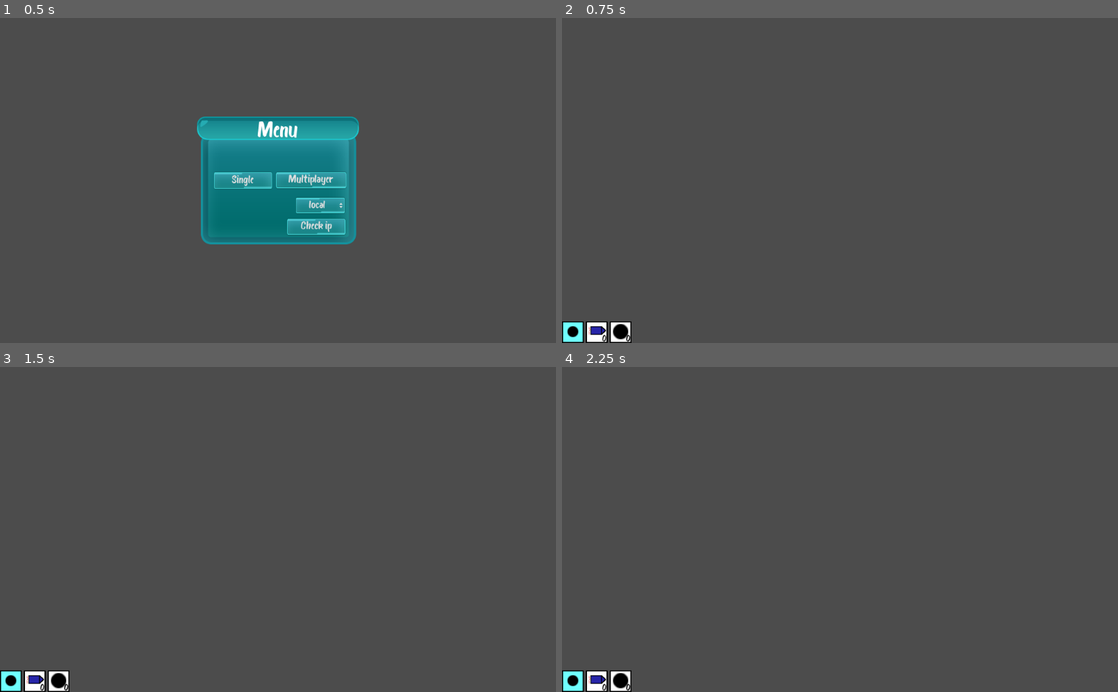
Above: before the commit, frames 1-4 (two rows, left to right).
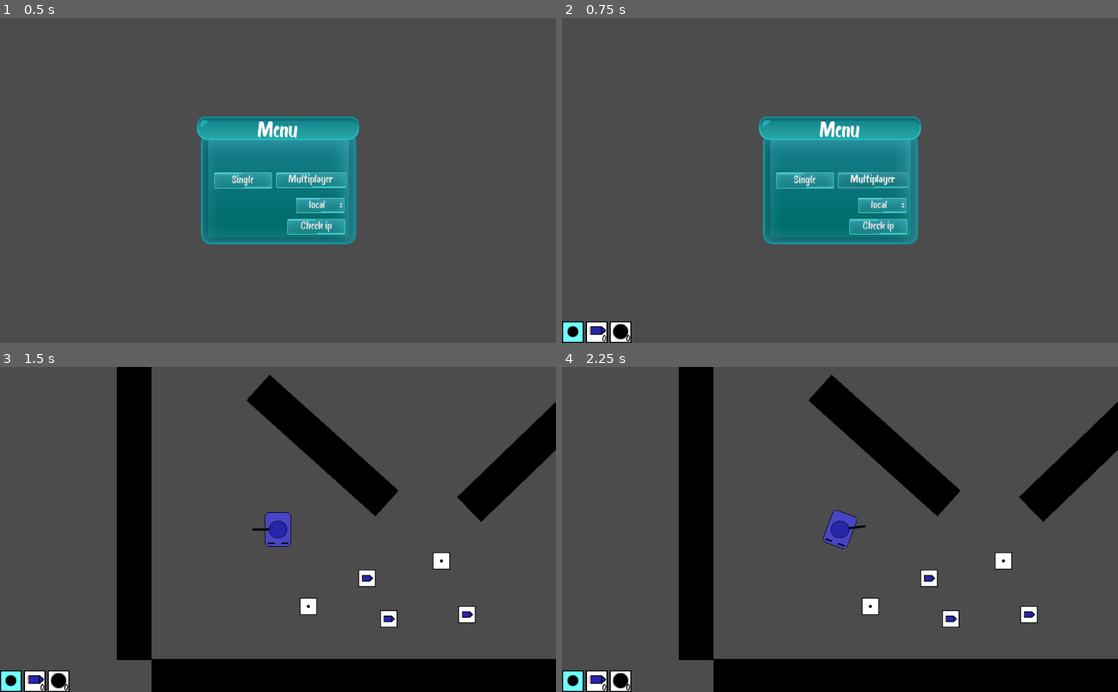
Above: after the commit, the same moments.

Repository: mm-102/godot_tanks
Game: Godot game, scene res://Main.tscn
Two runs of this game, one before a commit and one after it. Both use one fixed random seed, a clock stepped at 60 frames per second and the inputs below.
Inputs (mouse positions are in pixels of both pictures, inside the frame that each line leads up to):
- Up to frame 1 (0.5 s): no input
- Up to frame 2 (0.75 s): click "Multiplayer" at 0.5 s
- Up to frame 3 (1.5 s): click (244, 529) at 1.25 s, where only the run after the commit has a clickable "Single"
- Up to frame 4 (2.25 s): tap Enter at 2 s; move the mouse to (962, 513) at 2.02 s; hold D (p_right) from 2.03 s (still down); tap 1 (p_bullet) at 2.1 s

Frame 1 is identical in both runs. In frame 2, 11% of the frame differs, in the area x 35-65%, y 30-70%; in frame 3, 20%, in the area x 21-100%, y 0-100%; in frame 4, 20%.

Commit message:
Proper corps spawning/ menu/ client bullet - disable bullet spawn on server by player - go to Menu when dc happens - proper set up corpse wall

Diff:
--- a/GUI/Menu.gd
+++ b/GUI/Menu.gd
@@ -9,6 +9,7 @@
 
 
 func _ready():
+	#warning-ignore:return_value_discarded
 	$HTTPRequest.connect("request_completed", self, "_on_request_completed")
 
 
@@ -18,7 +19,7 @@
 
 func _on_MultiplayerButton_pressed():
 	main_node.game_mode(1, ADRESS[$"%OptionButton".get_selected()])
-	queue_free()
+	# freed only on conneciton
 
 
 func _on_request_completed(_result, _response_code, _headers, body):
--- a/Map.gd
+++ b/Map.gd
@@ -2,6 +2,7 @@
 
 var tank = preload("res://Player/Tank/Tank.tscn")
 var tank_template = preload("res://Player/Tank/TankTemplate.tscn")
+var empty_gd = preload("res://Empty.gd")
 var time_of_last_stance = -INF
 var world_stance_buffer: Array
 onready var playerS_node = $"%Players"
@@ -17,17 +18,26 @@
 	tank_inst.name = str(player_id)
 	$Players.add_child(tank_inst, true)
 
+
 func player_destroyed(player_id, _position, _rotation):
+	get_node("Players/" + str(player_id)).die()
+	create_corpse(player_id, _position, _rotation)
+
+func create_corpse(player_id, _position, _rotation):
 	var static_body2d = StaticBody2D.new()
-	var wall = get_node("Players/" + str(player_id)).get_hitbox()
+	var wall_inst = tank_template.instance()
 	static_body2d.name = str(player_id)
 	static_body2d.set_collision_mask(3)
 	static_body2d.set_position(_position)
 	static_body2d.rotation = _rotation
-	wall.get_child(0).set_frame(4)
-	static_body2d.add_child(wall)
-	get_node("Players/" + str(player_id)).die()
+	wall_inst.replace_by(static_body2d, true)
+	static_body2d.get_node("%Sprite").set_frame(4)
+	static_body2d.get_node("%Turret").queue_free()
 	$Objects.add_child(static_body2d)
+
+
+func spawn_bullet(player_id, bullet_data):
+	pass
 
 
 
@@ -36,8 +46,6 @@
 		time_of_last_stance = time
 		world_stance_buffer.append({"T": time, "WS": world_stance})
 
-func process_world_stance(playerS_stance):
-	pass
 
 func _physics_process(_delta: float) -> void:
 	var render_time = get_node("/root/Transfer/Clock").client_clock
--- a/Player/Tank/Tank.gd
+++ b/Player/Tank/Tank.gd
@@ -33,7 +33,9 @@
 
 
 func _ready():
+	#warning-ignore:return_value_discarded
 	connect("special_ammo_change",get_node("/root/Main/Player_Gui_Layer/GUI"),"_on_special_ammo_change")
+	#warning-ignore:return_value_discarded
 	connect("special_ammo_type_change",get_node("/root/Main/Player_Gui_Layer/GUI"),"_on_special_ammo_type_change")
 
 func _integrate_forces(_state):
@@ -88,13 +90,14 @@
 	}
 	if is_multiplayer:
 		$"/root/Transfer".fetch_shoot(player_stance, ammo_type)
-	var bullet_inst = Ammunition.get_tscn(ammo_type).instance()
-	var rot = turret_node.global_rotation
-	var velocity = Vector2.UP.rotated(rot)
-	bullet_inst.position = bullet_point_node.global_position
-	bullet_inst.player_path = get_path()
-	bullet_inst.set_linear_velocity(velocity * BULLET_SPEED)
-	get_node("/root/Main/Map/Projectiles").add_child(bullet_inst)
+	else:
+		var bullet_inst = Ammunition.get_tscn(ammo_type).instance()
+		var rot = turret_node.global_rotation
+		var velocity = Vector2.UP.rotated(rot)
+		bullet_inst.position = bullet_point_node.global_position
+		bullet_inst.player_path = get_path()
+		bullet_inst.set_linear_velocity(velocity * BULLET_SPEED)
+		get_node("/root/Main/Map/Projectiles").add_child(bullet_inst)
 
 func _on_base_body_entered(body):
 	if !body.is_in_group("Projectiles"):
--- a/Player/Tank/TankTemplate.gd
+++ b/Player/Tank/TankTemplate.gd
@@ -20,4 +20,5 @@
 
 
 func _on_AnimationPlayer_animation_finished(anim_name):
+	print("[TankTemplate]: finished of animation player, name: "+anim_name)
 	queue_free()
--- a/Player/Tank/TankTemplate.tscn
+++ b/Player/Tank/TankTemplate.tscn
@@ -59,6 +59,7 @@
 shape = SubResource( 1 )
 
 [node name="Sprite" type="Sprite" parent="Hitbox"]
+unique_name_in_owner = true
 texture = ExtResource( 1 )
 hframes = 5
 
--- a/Singletons/Transfer.gd
+++ b/Singletons/Transfer.gd
@@ -26,6 +26,7 @@
 
 func _server_disconnected():
 	print("[Transfer]: Connection lost")
+	$"/root/Main".exit_to_menu()
 
 func _on_connection_failed():
 	print("[Transfer]: Faild to connect")
@@ -35,18 +36,21 @@
 	fetch_init_data()
 	clock_node.determine_begining_time_diff()
 	time_diff_timer_node.start()
+	$"/root/Main/Menu".queue_free()
 
 #---- INIT DATA ----
 func fetch_init_data():
 	rpc_id(1, "recive_init_data")
 
-remote func recive_init_data(spawn_point, init_data):
+remote func recive_init_data(spawn_point, playerS_name, playerS_corpseS):
 	map_node = $"/root/Main/Map"
 	if !get_tree().get_rpc_sender_id() == 1:
 		return
 	map_node.self_initiation(spawn_point)
-	for player_id in init_data:
+	for player_id in playerS_name:
 		map_node.create_player(player_id)
+	for corpse_data in playerS_corpseS:
+		map_node.create_corpse(corpse_data.Name, corpse_data.P, corpse_data.R)
 
 #---------- CORE GAME MECHANIC ----------
 
@@ -71,10 +75,14 @@
 		return
 	map_node.add_world_stance(time, playerS_stance)
 
-remote func recive_shoot(player_id, player_stance, ammo_type):
+remote func recive_shoot(player_id, bullet_data):
+	map_node = $"/root/Main/Map"
 	if !get_tree().get_rpc_sender_id() == 1:
 		return
-	#To-Do
+	if player_id == get_tree().get_network_unique_id():
+		map_node.spawn_bullet(player_id, bullet_data)
+	else:
+		map_node.spawn_bullet(player_id, bullet_data)
 
 remote func recive_new_player(player_id: int):
 	map_node = $"/root/Main/Map"
--- a/project.godot
+++ b/project.godot
@@ -35,10 +35,6 @@
 config/name="t"
 run/main_scene="res://Main.tscn"
 config/icon="res://icon.png"
-
-[debug]
-
-gdscript/warnings/enable=false
 
 [gdnative]
 
Empty file added: Empty.gd
